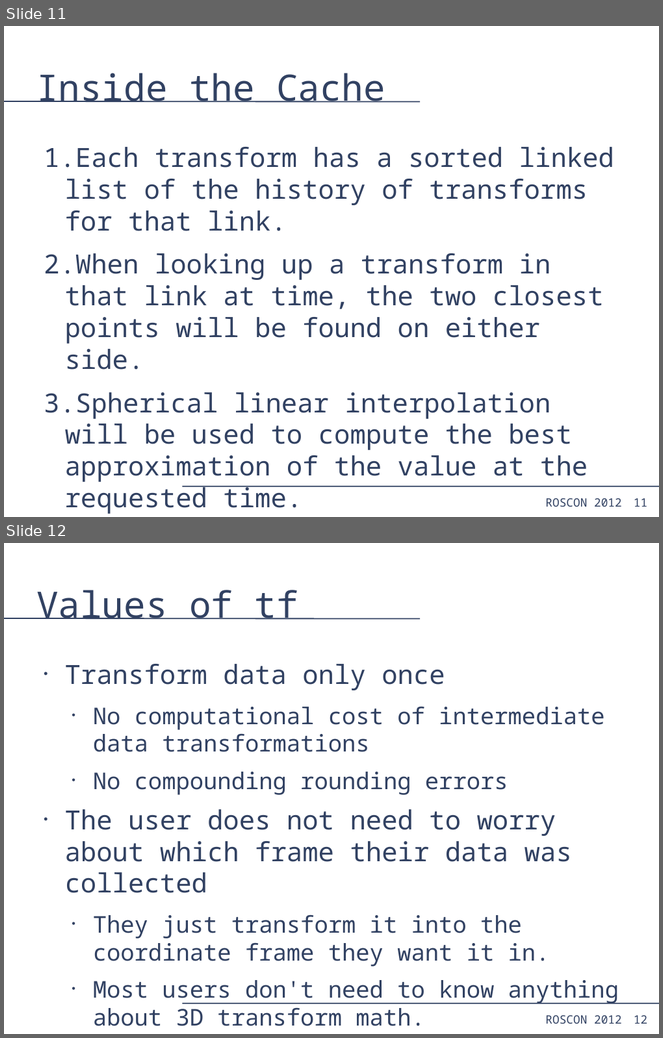
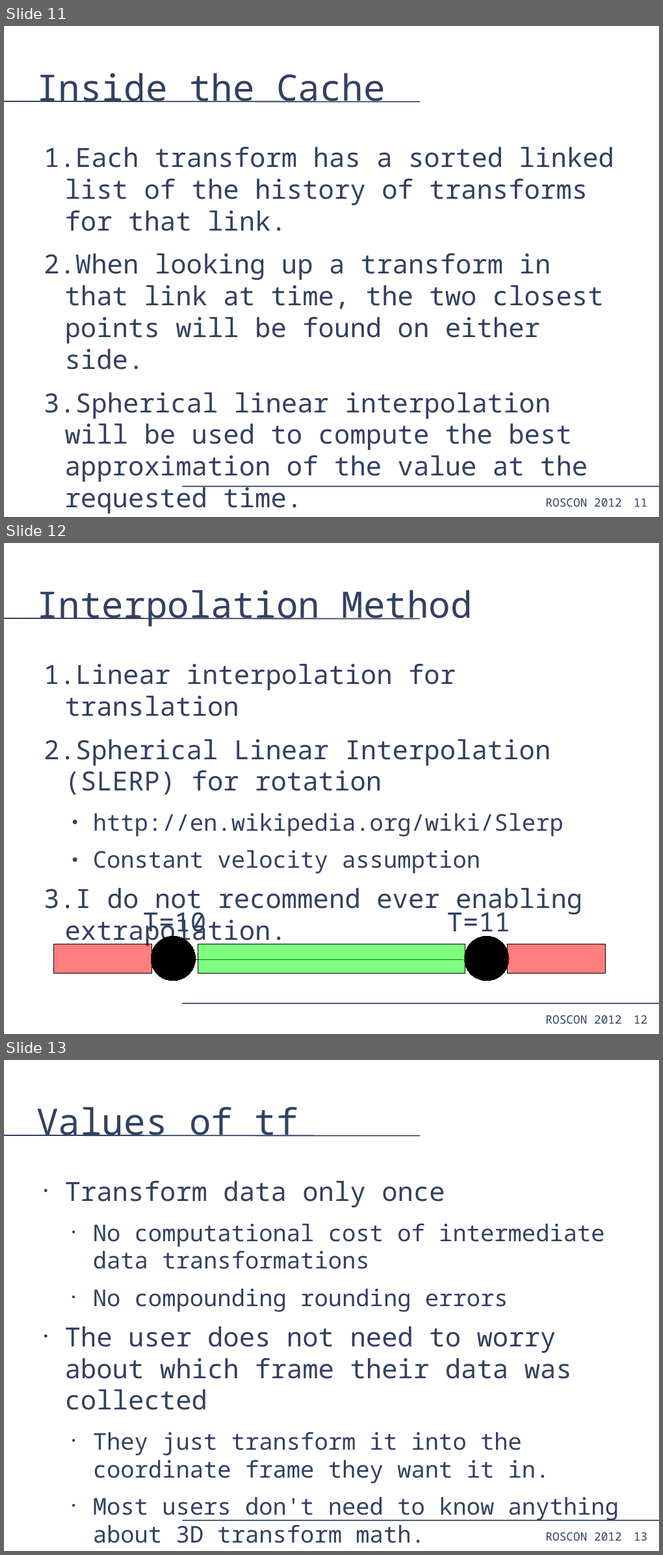
Before and after one commit to PR2/pr2_docs, a slide deck: pr2_training_workshop/tf/roscon_tf.odp. Shown one above the other, each under a label of ours: slides 11 and 12 before the commit, slides 11, 12 and 13 after it. The pictures are 663x1038 and 663x1555 pixels, drawn with LibreOffice and Linux fonts; fonts in the diff are those of the drawing. Boxes give left, top, right and bottom in pixels: in the first picture for what was removed or moved away, otherwise in the second. Text is boxed around its words. In the diff, an @@ line names an element or a change of style, - is before the commit and + after.

```diff
--- a/pr2_training_workshop/tf/roscon_tf.odp
+++ b/pr2_training_workshop/tf/roscon_tf.odp
@@ slide 12 added at (x1=4, y1=543, x2=659, y2=1034), background #FFFFFF; not listed: 4 template elements that a slide beside it also shows @@
@@ title added at (x1=36, y1=590, x2=473, y2=627), 44 pt, text #314162 @@
+Interpolation Method
@@ text added at (x1=44, y1=664, x2=582, y2=947), 32 pt, text #314162 @@
+1. Linear interpolation for translation
+2. Spherical Linear Interpolation (SLERP) for rotation
+  ● http://en.wikipedia.org/wiki/Slerp
+  ● Constant velocity assumption
+3. I do not recommend ever enabling extrapolation.
@@ text added at (x1=143, y1=907, x2=207, y2=939), 32 pt, text #314162 @@
+T=10
@@ text added at (x1=447, y1=907, x2=511, y2=939), 32 pt, text #314162 @@
+T=11
@@ rectangle added at (x1=54, y1=944, x2=152, y2=974), fill #FF0000 at 50% opacity, outline #000000 0 pt @@
@@ ellipse added at (x1=151, y1=937, x2=196, y2=981), fill #000000, outline #000000 0 pt @@
@@ rectangle added at (x1=198, y1=944, x2=466, y2=974), fill #00FF00 at 50% opacity, outline #000000 0 pt @@
@@ ellipse added at (x1=465, y1=937, x2=509, y2=981), fill #000000, outline #000000 0 pt @@
@@ rectangle added at (x1=508, y1=944, x2=606, y2=974), fill #FF0000 at 50% opacity, outline #000000 0 pt @@
@@ line added from (196, 960) to (463, 960), #000000 0 pt @@
@@ what was slide 12 is now slide 13 @@
@@ page number at (x1=634, y1=1533, x2=648, y2=1541): text changed @@
-12
+13
```
Also in this commit, not shown: 1 slide changed, 2 other slides added.
